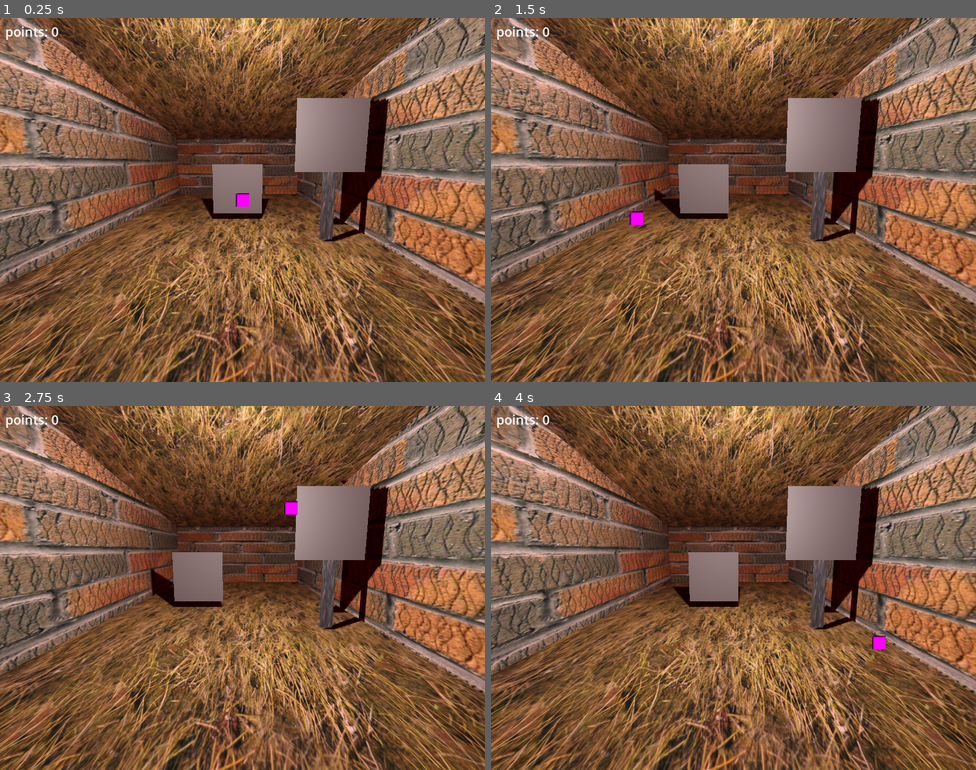
Above: before the commit, frames 1-4 (two rows, left to right).
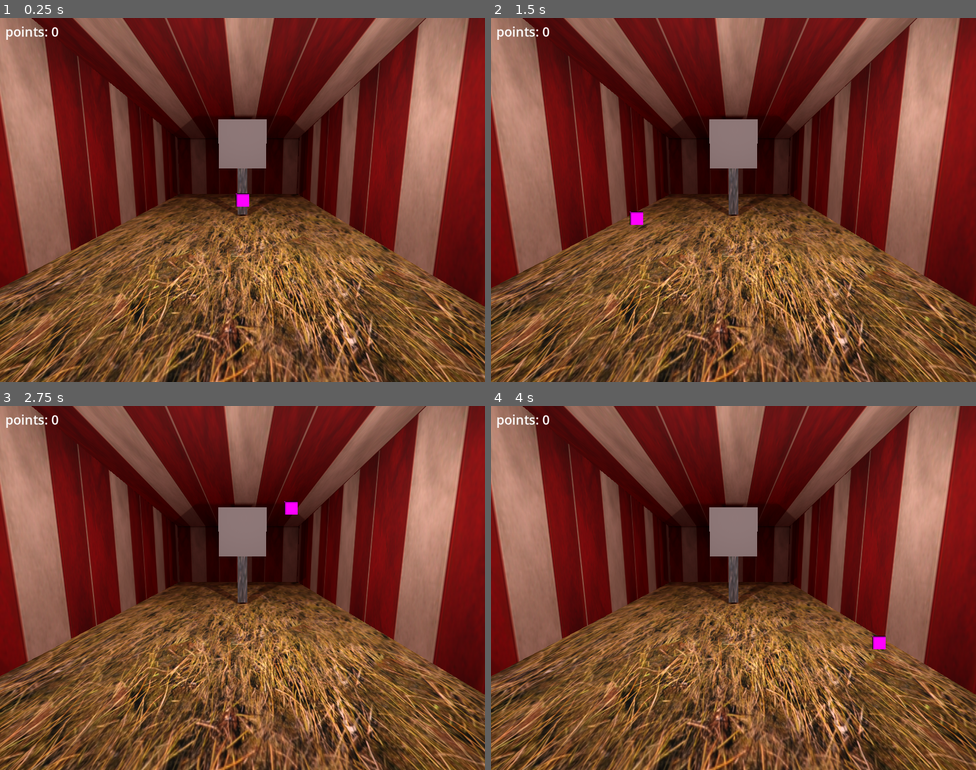
Above: after the commit, the same moments.

Repository: h4ilst0rm/shooting-gallery
Game: Godot game, scene res://game.tscn
Same seed, same stepped clock (60 frames per second), same inputs: the game is played once before the commit and once after it.
Inputs (mouse positions are in pixels of both pictures, inside the frame that each line leads up to):
- Up to frame 1 (0.25 s): no input
- Up to frame 2 (1.5 s): move the mouse to (840, 181) at 0.52 s; click (840, 181) at 0.6 s; move the mouse to (636, 218) at 1.27 s; click (636, 218) at 1.35 s
- Up to frame 3 (2.75 s): move the mouse to (291, 507) at 2.02 s; click (291, 507) at 2.1 s
- Up to frame 4 (4 s): move the mouse to (709, 660) at 2.77 s; click (709, 660) at 2.85 s; move the mouse to (879, 642) at 3.52 s; click (879, 642) at 3.6 s

The runs differ from the first frame. In frame 1, 55% of the frame differs, in the area x 0-100%, y 0-89%; in frame 2, 55%; in frame 3, 55%; in frame 4, 55%.

Commit message:
falling target

Diff:
--- a/game.gd
+++ b/game.gd
@@ -4,7 +4,18 @@
 @onready var point_label: Label = %Points
 @onready var camera_3d: Camera3D = $Camera3D
 
+const TARGET = preload("uid://c6tt5ahixx0yr")
+@onready var targets: Node = %Targets
+
 var points : int = 0
+
+func _ready() -> void:
+
+	for entry in targets.get_children():
+		var new_target = TARGET.instantiate()
+		entry.add_child(new_target)
+
+	pass
 
 func _process(delta: float) -> void:
 
@@ -25,9 +36,11 @@
 		ray_query.to = to
 		ray_query.collide_with_areas = true
 		var raycast_result := space.intersect_ray(ray_query)
-		if "collider_id" in raycast_result:
-			print("hit " + str(raycast_result["collider_id"]))
+		if "collider" in raycast_result:
 			points += 1
+			var target = raycast_result["collider"].get_parent().get_parent().get_parent() as Target
+			if target:
+				target.hit.emit()
 		pass
 
 	pass
--- a/game.tscn
+++ b/game.tscn
@@ -2,9 +2,7 @@
 
 [ext_resource type="Script" uid="uid://dabt7se0jqi2p" path="res://game.gd" id="1_feb5d"]
 [ext_resource type="Texture2D" uid="uid://drircdhf31mco" path="res://005.png" id="2_fc0e3"]
-[ext_resource type="Texture2D" uid="uid://b4wu5m37dmiai" path="res://038.png" id="3_7jktm"]
-[ext_resource type="Script" uid="uid://b6471kmt3xbj4" path="res://target.gd" id="4_fc0e3"]
-[ext_resource type="PackedScene" uid="uid://c6tt5ahixx0yr" path="res://target.tscn" id="5_7jktm"]
+[ext_resource type="Texture2D" uid="uid://dls3q2prkrpqm" path="res://tent_bg.png" id="3_fc0e3"]
 
 [sub_resource type="Environment" id="Environment_28aoi"]
 ambient_light_source = 2
@@ -19,29 +17,33 @@
 size = Vector2(5, 10)
 orientation = 1
 
-[sub_resource type="StandardMaterial3D" id="StandardMaterial3D_vyht1"]
-albedo_texture = ExtResource("2_fc0e3")
+[sub_resource type="StandardMaterial3D" id="StandardMaterial3D_fc0e3"]
+albedo_texture = ExtResource("3_fc0e3")
+uv1_scale = Vector3(3, 1, 1)
 
 [sub_resource type="QuadMesh" id="QuadMesh_bf3um"]
 size = Vector2(5, 10)
 orientation = 1
 
-[sub_resource type="StandardMaterial3D" id="StandardMaterial3D_huihk"]
-albedo_texture = ExtResource("3_7jktm")
+[sub_resource type="StandardMaterial3D" id="StandardMaterial3D_7jktm"]
+albedo_texture = ExtResource("3_fc0e3")
+uv1_scale = Vector3(5, 1, 1)
 
 [sub_resource type="QuadMesh" id="QuadMesh_tw3kd"]
 size = Vector2(10, 4)
 orientation = 0
 
-[sub_resource type="StandardMaterial3D" id="StandardMaterial3D_gd4vy"]
-albedo_texture = ExtResource("3_7jktm")
+[sub_resource type="StandardMaterial3D" id="StandardMaterial3D_feb5d"]
+albedo_texture = ExtResource("3_fc0e3")
+uv1_scale = Vector3(5, 1, 1)
 
 [sub_resource type="QuadMesh" id="QuadMesh_qw60f"]
 size = Vector2(10, 4)
 orientation = 0
 
-[sub_resource type="StandardMaterial3D" id="StandardMaterial3D_eji0w"]
-albedo_texture = ExtResource("3_7jktm")
+[sub_resource type="StandardMaterial3D" id="StandardMaterial3D_ryrav"]
+albedo_texture = ExtResource("3_fc0e3")
+uv1_scale = Vector3(3, 1, 1)
 
 [sub_resource type="QuadMesh" id="QuadMesh_qwhpj"]
 size = Vector2(5, 3)
@@ -51,37 +53,6 @@
 
 [sub_resource type="LabelSettings" id="LabelSettings_fc0e3"]
 font_size = 32
-
-[sub_resource type="BoxShape3D" id="BoxShape3D_fc0e3"]
-size = Vector3(1, 1, 0.1)
-
-[sub_resource type="Animation" id="Animation_fc0e3"]
-length = 0.001
-
-[sub_resource type="Animation" id="Animation_7jktm"]
-resource_name = "move_animation"
-length = 10.0
-loop_mode = 1
-tracks/0/type = "value"
-tracks/0/imported = false
-tracks/0/enabled = true
-tracks/0/path = NodePath(".:position:x")
-tracks/0/interp = 1
-tracks/0/loop_wrap = true
-tracks/0/keys = {
-"times": PackedFloat32Array(0, 2.5, 5, 7.5, 10),
-"transitions": PackedFloat32Array(1, 1, 1, 1, 1),
-"update": 0,
-"values": [0.0, -1.0, 0.0, 1.0, 0.0]
-}
-
-[sub_resource type="AnimationLibrary" id="AnimationLibrary_ryrav"]
-_data = {
-&"RESET": SubResource("Animation_fc0e3"),
-&"move_animation": SubResource("Animation_7jktm")
-}
-
-[sub_resource type="QuadMesh" id="QuadMesh_7jktm"]
 
 [node name="Game" type="Node3D" unique_id=1390001103]
 script = ExtResource("1_feb5d")
@@ -93,7 +64,15 @@
 environment = SubResource("Environment_28aoi")
 
 [node name="OmniLight3D" type="OmniLight3D" parent="." unique_id=1268626648]
-transform = Transform3D(1, 0, 0, 0, 1, 0, 0, 0, 1, 0, 1.8319175, -2.4633355)
+transform = Transform3D(1, 0, 0, 0, 1, 0, 0, 0, 1, -0.91420543, 1.8319175, -2.4633355)
+light_energy = 0.3
+light_size = 0.2
+shadow_enabled = true
+omni_range = 10.0
+
+[node name="OmniLight3D2" type="OmniLight3D" parent="." unique_id=1839419762]
+transform = Transform3D(1, 0, 0, 0, 1, 0, 0, 0, 1, 1.0498154, 1.8319175, -2.4633355)
+light_energy = 0.3
 light_size = 0.2
 shadow_enabled = true
 omni_range = 10.0
@@ -105,22 +84,22 @@
 
 [node name="Roof" type="MeshInstance3D" parent="." unique_id=941768439]
 transform = Transform3D(1, 0, 0, 0, -0.9917138, -0.12846683, 0, 0.12846683, -0.9917138, 0, 2.4733558, -4.707732)
-material_override = SubResource("StandardMaterial3D_vyht1")
+material_override = SubResource("StandardMaterial3D_fc0e3")
 mesh = SubResource("QuadMesh_bf3um")
 
 [node name="Wall" type="MeshInstance3D" parent="." unique_id=495110568]
-transform = Transform3D(1, 0, 0, 0, 1, 0, 0, 0, 1, -2.3392696, 1.6425152, -4.6387787)
-material_override = SubResource("StandardMaterial3D_huihk")
+transform = Transform3D(1, 0, 0, 0, 1, 0, 0, 0, 1, -2.3230023, 1.6425152, -4.6387787)
+material_override = SubResource("StandardMaterial3D_7jktm")
 mesh = SubResource("QuadMesh_tw3kd")
 
 [node name="Wall2" type="MeshInstance3D" parent="." unique_id=1984278006]
 transform = Transform3D(-1, 0, -8.742278e-08, 0, 1, 0, 8.742278e-08, 0, -1, 2.0270288, 1.5350482, -4.778178)
-material_override = SubResource("StandardMaterial3D_gd4vy")
+material_override = SubResource("StandardMaterial3D_feb5d")
 mesh = SubResource("QuadMesh_qw60f")
 
 [node name="Wall3" type="MeshInstance3D" parent="." unique_id=146301513]
 transform = Transform3D(1, 0, 0, 0, 1, 0, 0, 0, 1, 0, 0.99771464, -8.710089)
-material_override = SubResource("StandardMaterial3D_eji0w")
+material_override = SubResource("StandardMaterial3D_ryrav")
 mesh = SubResource("QuadMesh_qwhpj")
 
 [node name="CanvasLayer" type="CanvasLayer" parent="." unique_id=2054207662]
@@ -138,19 +117,8 @@
 text = "points: xxx"
 label_settings = SubResource("LabelSettings_fc0e3")
 
-[node name="Target" type="Area3D" parent="." unique_id=945540183]
-transform = Transform3D(1, 0, 0, 0, 1, 0, 0, 0, 1, 0, 0.59135604, -4.769)
-script = ExtResource("4_fc0e3")
+[node name="Targets" type="Node" parent="." unique_id=1611074655]
+unique_name_in_owner = true
 
-[node name="CollisionShape3D" type="CollisionShape3D" parent="Target" unique_id=1373537171]
-shape = SubResource("BoxShape3D_fc0e3")
-
-[node name="AnimationPlayer" type="AnimationPlayer" parent="Target" unique_id=906694298]
-libraries/ = SubResource("AnimationLibrary_ryrav")
-autoplay = &"move_animation"
-
-[node name="Mesh" type="MeshInstance3D" parent="Target" unique_id=1134388603]
-mesh = SubResource("QuadMesh_7jktm")
-
-[node name="Target2" parent="." unique_id=931664174 instance=ExtResource("5_7jktm")]
-transform = Transform3D(1, 0, 0, 0, 1, 0, 0, 0, 1, 1.2424314, 0, -3.3983846)
+[node name="Marker3D" type="Marker3D" parent="Targets" unique_id=1990696837]
+transform = Transform3D(1, 0, 0, 0, 1, 0, 0, 0, 1, 0, 0, -5.075635)
--- a/target.gd
+++ b/target.gd
@@ -1,10 +1,48 @@
-extends Node3D
+class_name Target extends Marker3D
 
-@onready var animation_player: AnimationPlayer = $AnimationPlayer
+@export var animation_player: AnimationPlayer
+@export var area3d: Area3D
+@export var timer: Timer
+
+enum State { Up, Down }
+
+@export var TargetState : State = State.Up
+
+signal hit
 
 func _ready() -> void:
-	animation_player.play("move_animation")
+
+	hit.connect(toggle_state)
+
+	pass
 
 func _process(delta: float) -> void:
 
 	pass
+
+func toggle_state() -> void:
+
+	if TargetState == State.Up:
+		animation_player.play("fall")
+		TargetState = State.Down
+		area3d.monitorable = false
+		timer.start()
+
+	pass
+
+
+func _on_timer_timeout() -> void:
+
+	animation_player.play("rise")
+	TargetState = State.Down
+
+	pass # Replace with function body.
+
+
+func _on_animation_player_animation_finished(anim_name: StringName) -> void:
+
+	if anim_name == "rise":
+		TargetState = State.Up
+		area3d.monitorable = true
+
+	pass # Replace with function body.
--- a/target.tscn
+++ b/target.tscn
@@ -48,7 +48,6 @@
 [sub_resource type="Animation" id="Animation_uqips"]
 resource_name = "rise"
 length = 0.5
-loop_mode = 1
 tracks/0/type = "value"
 tracks/0/imported = false
 tracks/0/enabled = true
@@ -58,7 +57,7 @@
 tracks/0/keys = {
 "times": PackedFloat32Array(0, 0.5),
 "transitions": PackedFloat32Array(1, 1),
-"update": 1,
+"update": 0,
 "values": [-1.5, 0.0]
 }
 
@@ -69,8 +68,11 @@
 &"rise": SubResource("Animation_uqips")
 }
 
-[node name="Target" type="Marker3D" unique_id=931664174]
+[node name="Target" type="Marker3D" unique_id=931664174 node_paths=PackedStringArray("animation_player", "area3d", "timer")]
 script = ExtResource("1_t2jmu")
+animation_player = NodePath("AnimationPlayer")
+area3d = NodePath("Pivot/Mask/Aread3D")
+timer = NodePath("Timer")
 
 [node name="Pivot" type="Node3D" parent="." unique_id=1539343353]
 
@@ -90,3 +92,10 @@
 
 [node name="AnimationPlayer" type="AnimationPlayer" parent="." unique_id=1797411699]
 libraries/ = SubResource("AnimationLibrary_5ebp1")
+
+[node name="Timer" type="Timer" parent="." unique_id=577041768]
+wait_time = 2.0
+one_shot = true
+
+[connection signal="animation_finished" from="AnimationPlayer" to="." method="_on_animation_player_animation_finished"]
+[connection signal="timeout" from="Timer" to="." method="_on_timer_timeout"]
Binary file added: tent_bg.png
Not shown, added: tent_bg.png.import
